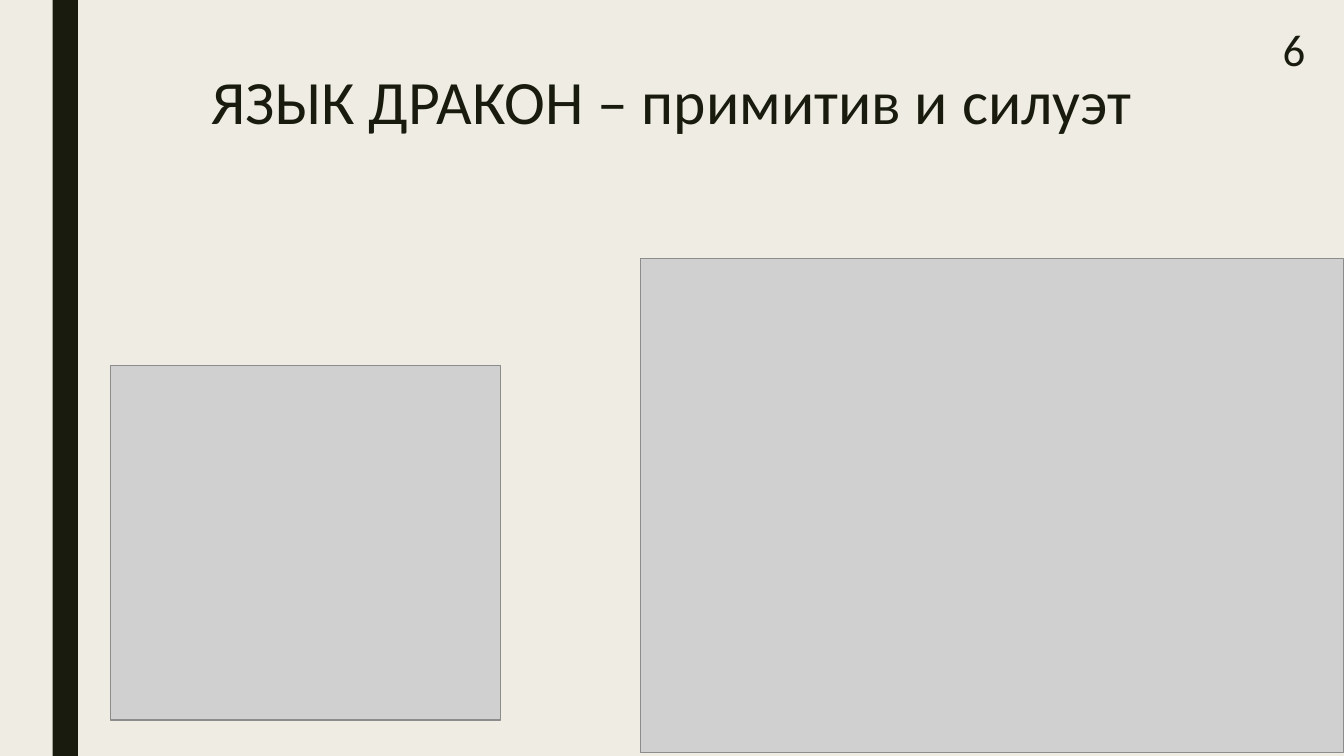
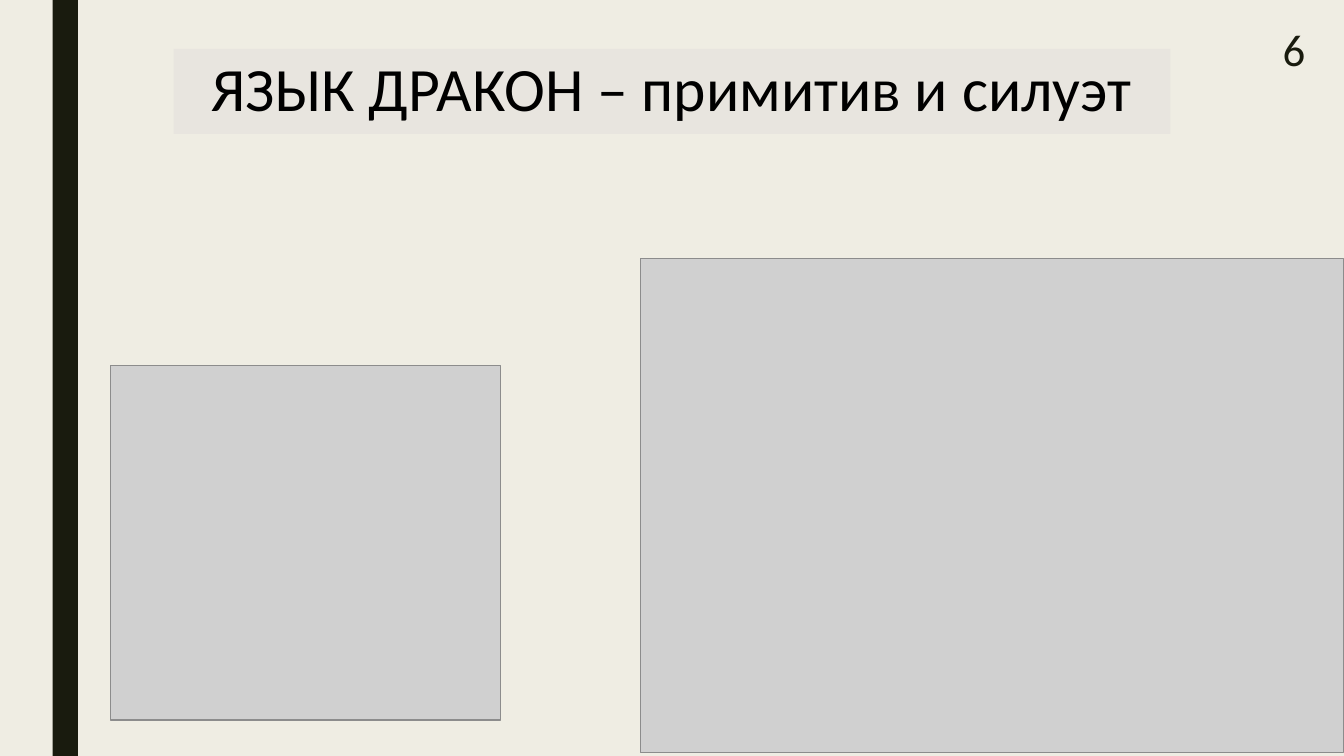
Before and after one commit to samarsky-canary/dragon, a slide deck: slide 6 of dizdocs/bakalavr.pptx. Drawn at 1344x756 pixels with LibreOffice and Linux fonts; fonts in the diff are those of the drawing; grey boxes stand for pictures. Boxes give left, top, right and bottom in pixels: in the first picture for what was removed or moved away, otherwise in the second. Text is boxed around its words. In the diff, an @@ line names an element or a change of style, - is before the commit and + after.

```diff
--- a/dizdocs/bakalavr.pptx
+++ b/dizdocs/bakalavr.pptx
@@ title "ЯЗЫК ДРАКОН – примитив и ...": place and size @@
-title "ЯЗЫК ДРАКОН – примитив и ..." at bbox=[211, 84, 1131, 134]
+title "ЯЗЫК ДРАКОН – примитив и ..." at bbox=[173, 48, 1171, 133]
@@ title "ЯЗЫК ДРАКОН – примитив и ..." at bbox=[173, 48, 1171, 133]: text colour #191B0E to #000000; vertical alignment top to middle; fill none to #E8E5DF; outline none to #897B61 2.75 pt @@
```
Also in this commit, not shown: 21 other slides changed, 1 slide added, 3 slides removed, 5 other files.
